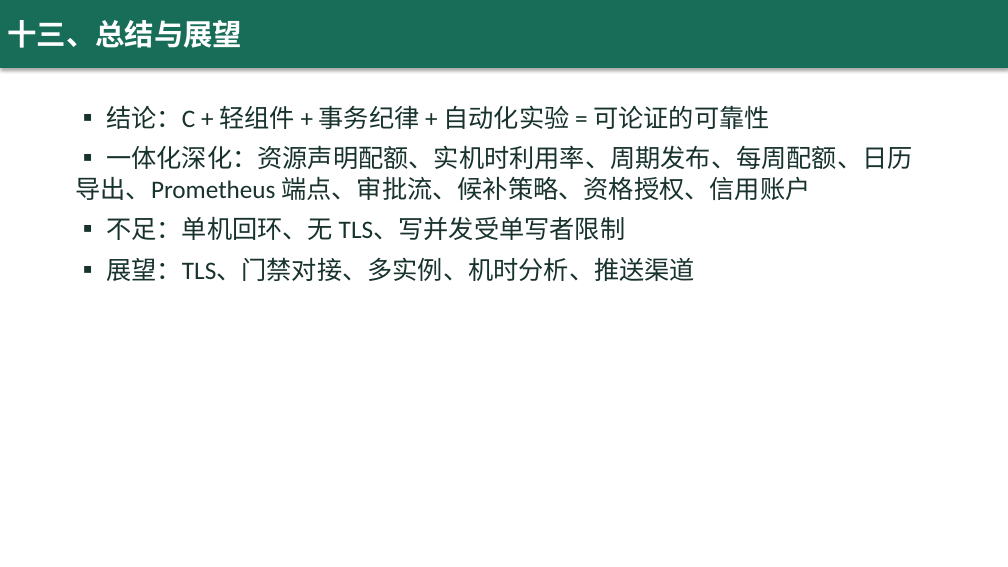
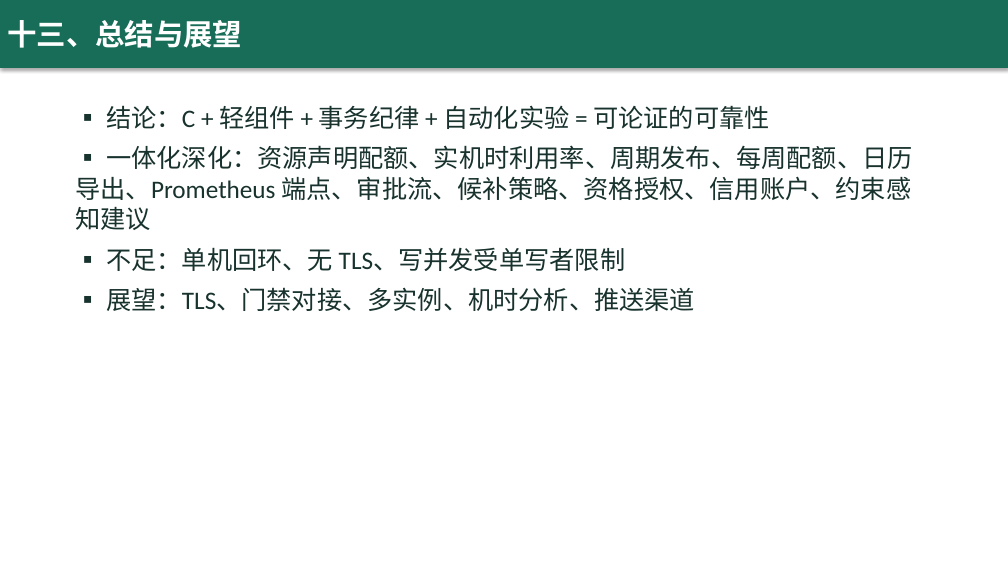
Before and after one commit to yq6666-66/lab-booking-system, a slide deck: slide 14 of docs/thesis/答辩演示.pptx. Drawn at 1008x567 pixels with LibreOffice and Linux fonts; fonts in the diff are those of the drawing. Boxes give left, top, right and bottom in pixels: in the first picture for what was removed or moved away, otherwise in the second. Text is boxed around its words. In the diff, an @@ line names an element or a change of style, - is before the commit and + after.

```diff
--- a/docs/thesis/答辩演示.pptx
+++ b/docs/thesis/答辩演示.pptx
@@ text at (75,145,912,230): text changed @@
-▪ 一体化深化：资源声明配额、实机时利用率、周期发布、每周配额、日历导出、Prometheus 端点、审批流、候补策略、资格授权、信用账户
+▪ 一体化深化：资源声明配额、实机时利用率、周期发布、每周配额、日历导出、Prometheus 端点、审批流、候补策略、资格授权、信用账户、约束感知建议
```
Also in this commit, not shown: 5 other slides changed, 5 other files.
